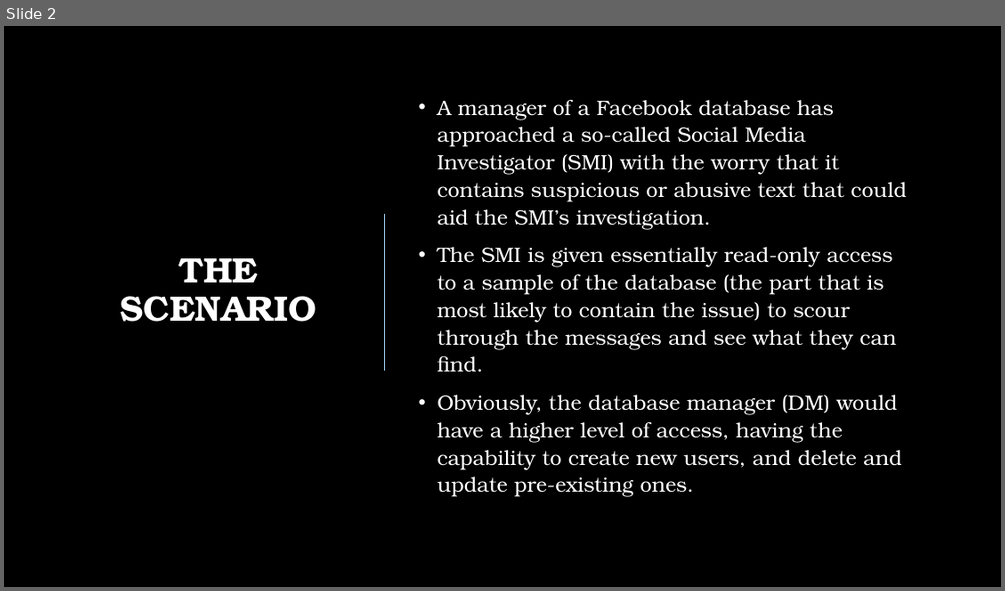
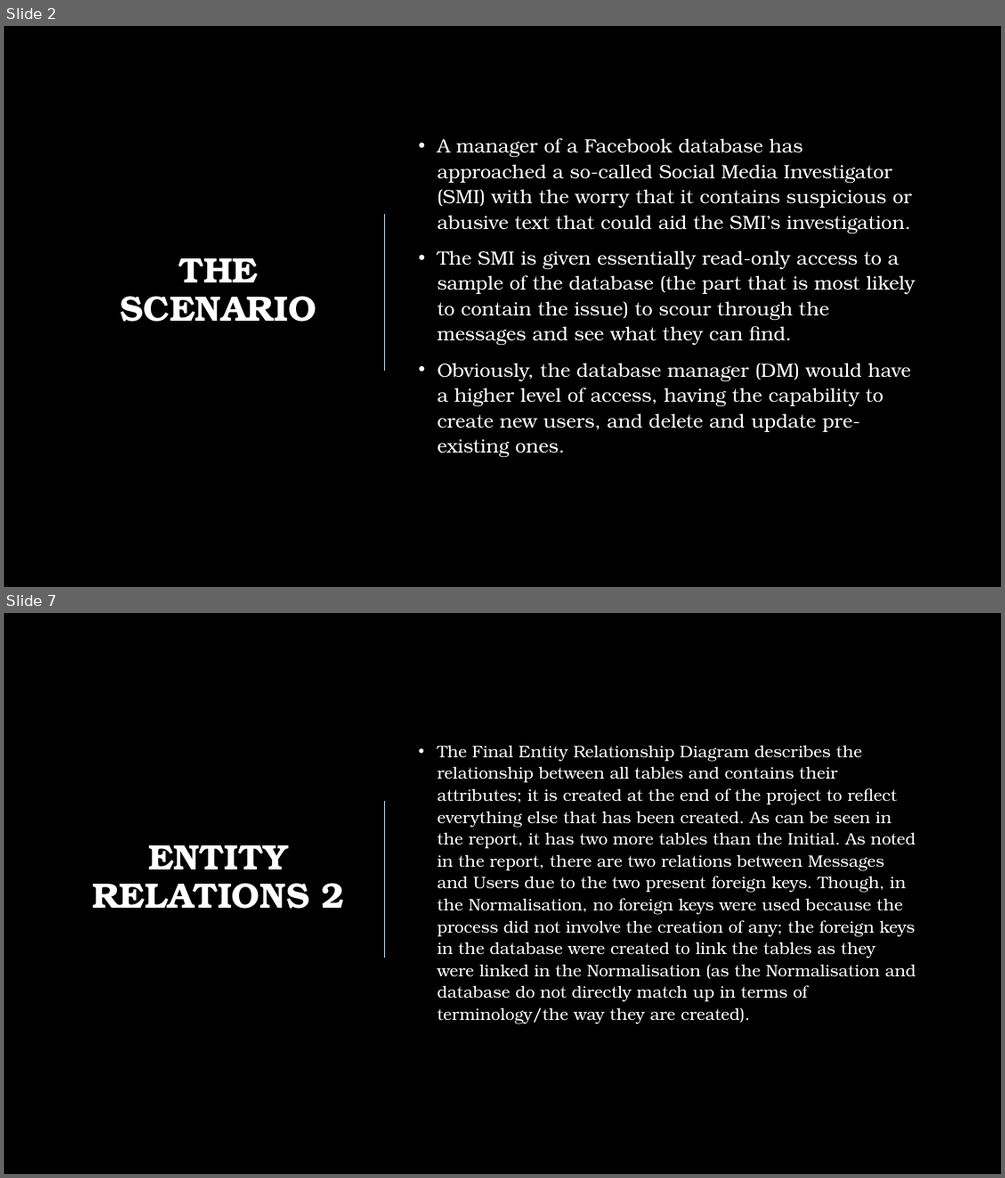
Before and after one commit to jkinver/ISAD157-Coursework, a slide deck: ISAD157 Presentation.pptx. Shown one above the other, each under a label of ours: slide 2 before the commit, slides 2 and 7 after it; the slides between them are not shown. The pictures are 1005x591 and 1005x1178 pixels, drawn with LibreOffice and Linux fonts; fonts in the diff are those of the drawing; background and template pictures are left out. Boxes give left, top, right and bottom in pixels: in the first picture for what was removed or moved away, otherwise in the second. Text is boxed around its words. In the diff, an @@ line names an element or a change of style, - is before the commit and + after.

Commit message:
Updated Presentation
Updated the font style to be consistent across the entire slideshow and created seven slides covering the title, the scenario, the UML diagrams, and the Entity Relations. All that remains to speak about is the SQL Queries.

```diff
--- a/ISAD157 Presentation.pptx
+++ b/ISAD157 Presentation.pptx
@@ slide 7 added at bbox=[4, 613, 1001, 1174], background picture (left out) @@
@@ text added at bbox=[437, 745, 916, 1024], 16 pt, text #FFFFFF @@
+• The Final Entity Relationship Diagram describes the relationship between all tables and contains their attributes; it is created at the end of the project to reflect everything else that has been created. As can be seen in the report, it has two more tables than the Initial. As noted in the report, there are two relations between Messages and Users due to the two present foreign keys. Though, in the Normalisation, no foreign keys were used because the process did not involve the creation of any; the foreign keys in the database were created to link the tables as they were linked in the Normalisation (as the Normalisation and database do not directly match up in terms of terminology/the way they are created).
@@ line added from (385, 802) to (385, 957), #ABDAFC 1 pt @@
@@ title added at bbox=[92, 845, 345, 908], 34 pt, text #FFFFFF, bold @@
+ENTITY RELATIONS 2
@@ slide 2 changed as well @@
@@ text "A manager of a Facebook ..." at bbox=[437, 138, 915, 458]: size 20 to 18.5 pt @@
```
Also in this commit, not shown: 1 other slide changed, 5 other slides added, 1 other file.
